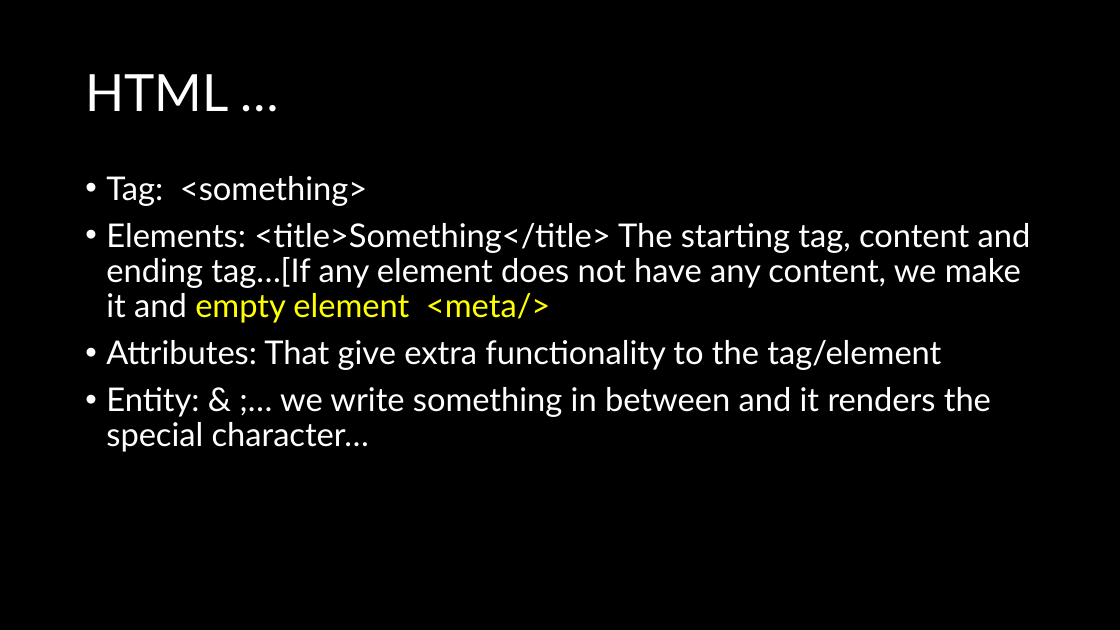
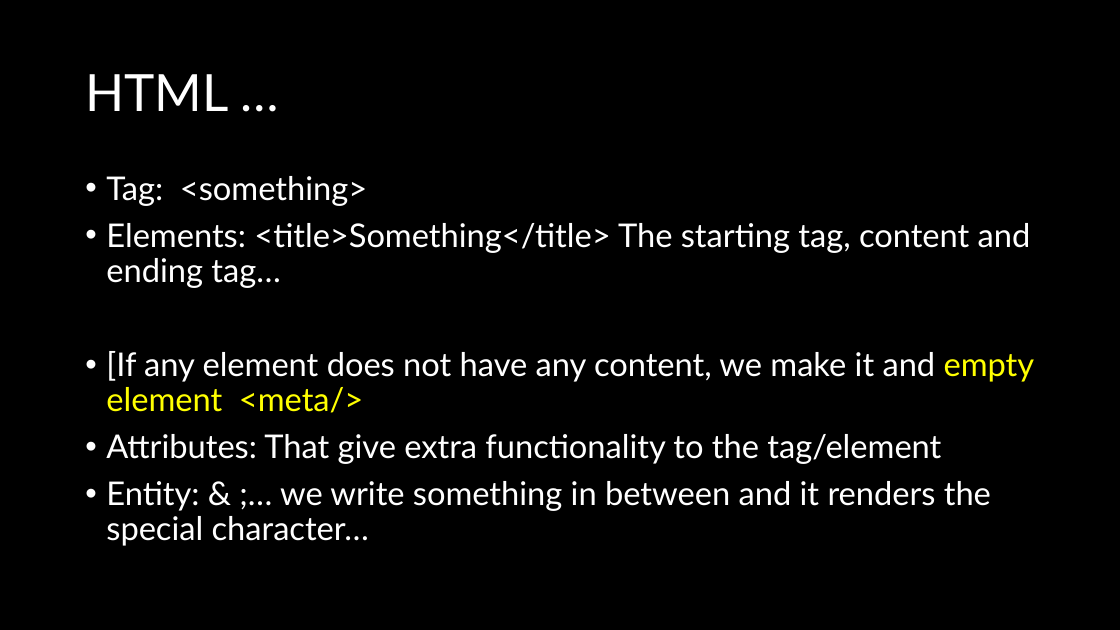
Before and after one commit to natiquekeyin/winter2026, a slide deck: slide 14 of FrontEnd/Week1/Week 1.pptx (slide 13 before the commit). Drawn at 1120x630 pixels with LibreOffice and Linux fonts; fonts in the diff are those of the drawing. Boxes give left, top, right and bottom in pixels: in the first picture for what was removed or moved away, otherwise in the second. Text is boxed around its words. In the diff, an @@ line names an element or a change of style, - is before the commit and + after.

```diff
--- a/FrontEnd/Week1/Week 1.pptx
+++ b/FrontEnd/Week1/Week 1.pptx
@@ text at [106, 223, 1035, 413]: text changed @@
-• Elements: <title>Something</title> The starting tag, content and ending tag…[If any element does not have any content, we make it and empty element <meta/>
+• Elements: <title>Something</title> The starting tag, content and ending tag…
+• [If any element does not have any content, we make it and empty element <meta/>
```
Also in this commit, not shown: 4 other slides changed, 3 slides added, 3 other files.
